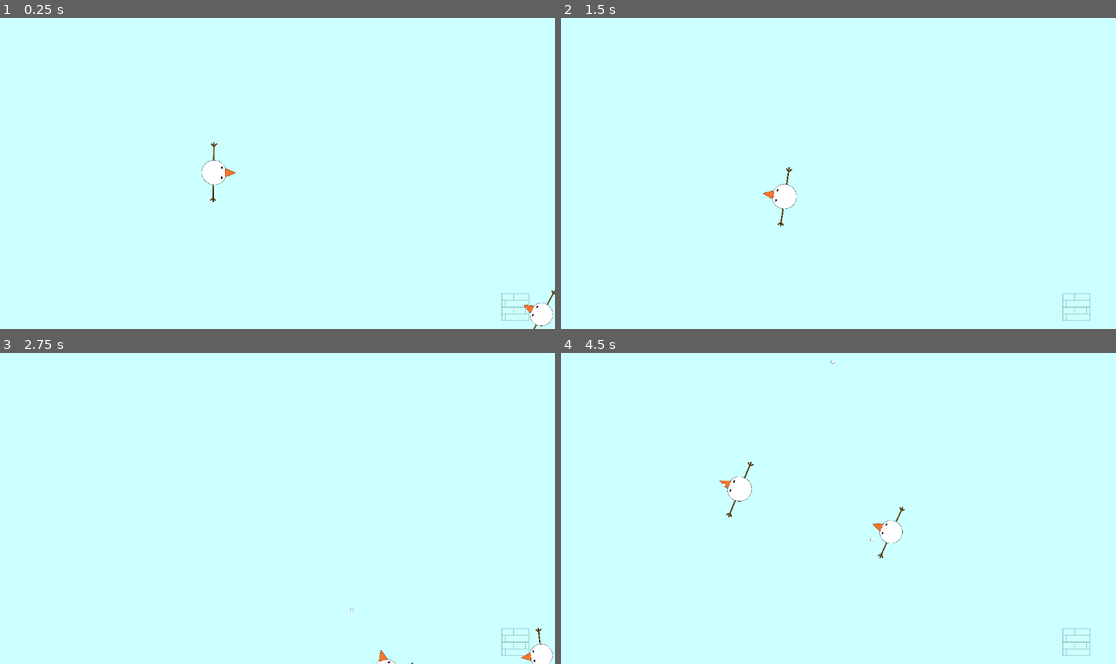
Above: before the commit, frames 1-4 (two rows, left to right).
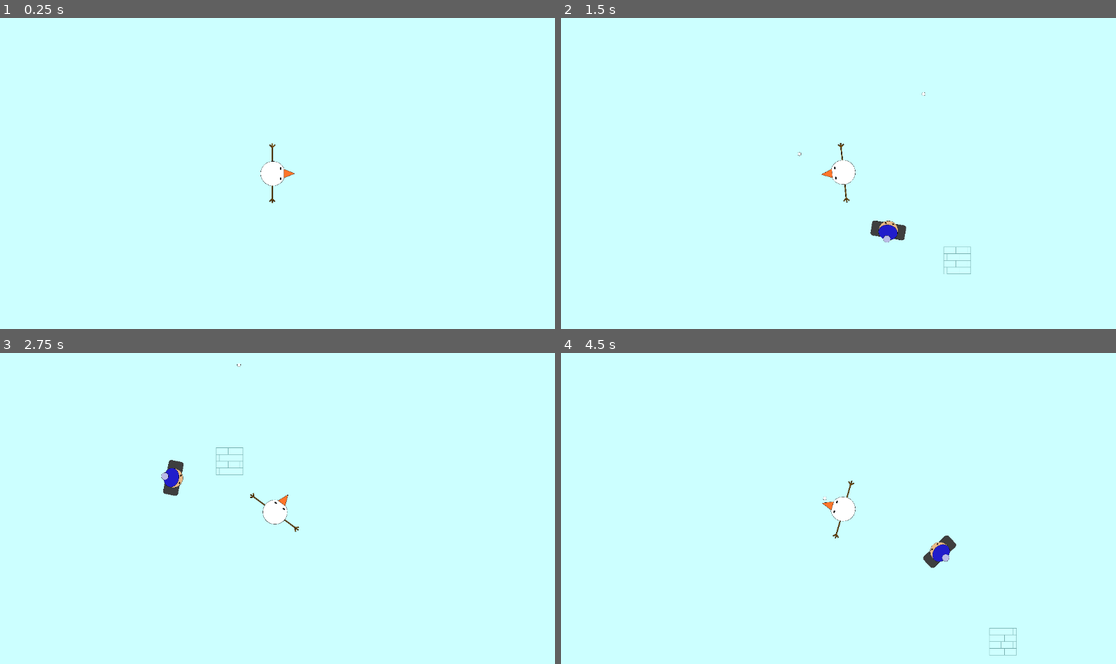
Above: after the commit, the same moments.

Repository: jesspancakes/topdownshooter
Game: Godot game, scene res://world.tscn
Two runs of this game, one before a commit and one after it. Both use one fixed random seed, a clock stepped at 60 frames per second and the inputs below.
Inputs (mouse positions are in pixels of both pictures, inside the frame that each line leads up to):
- Up to frame 1 (0.25 s): no input
- Up to frame 2 (1.5 s): move the mouse to (960, 157) at 0.52 s; hold Right (ui_right) 0.53-1.28 s; click (960, 157) at 0.6 s; move the mouse to (727, 189) at 1.27 s; hold Down (ui_down) from 1.28 s (still down); click (727, 189) at 1.35 s
- Up to frame 3 (2.75 s): move the mouse to (333, 440) at 2.02 s; release Down (ui_down) at 2.03 s; hold Right (ui_right) from 2.03 s (still down); click (333, 440) at 2.1 s
- Up to frame 4 (4.5 s): move the mouse to (810, 570) at 2.77 s; release Right (ui_right) at 2.78 s; hold Up (ui_up) 2.78-3.53 s; click (810, 570) at 2.85 s; move the mouse to (1005, 555) at 3.52 s; hold Left (ui_left) from 3.53 s (still down); click (1005, 555) at 3.6 s; move the mouse to (672, 461) at 4.27 s; click (672, 461) at 4.35 s

The runs differ from the first frame. In frame 1, 1.1% of the frame differs, in the area x 36-100%, y 39-100%; in frame 2, 1.2%; in frame 3, 1.2%; in frame 4, 1.6%, in the area x 28-96%, y 2-98%.

Commit message:
bullets work properly now, sometimes it doesnt detect hit though

Diff:
--- a/snowman2/Player.tscn
+++ b/snowman2/Player.tscn
@@ -29,6 +29,8 @@
 position = Vector2(-9, 1)
 shape = SubResource("CircleShape2D_tfceu")
 
+[node name="Camera2D" type="Camera2D" parent="Player"]
+
 [node name="Enemy" parent="." instance=ExtResource("3_6gf6k")]
 position = Vector2(892, 395)
 
--- a/snowman2/Player1.gd
+++ b/snowman2/Player1.gd
@@ -1,7 +1,7 @@
 extends CharacterBody2D
 
 var speed = 500
-var bullet_speed = 2000
+var bullet_speed = 600
 var bullet = preload("res://Bullet.tscn")
 
 func _ready():
@@ -27,7 +27,7 @@
 	var bullet_instantiate = bullet.instantiate()
 	bullet_instantiate.position = get_global_position()
 	bullet_instantiate.rotation_degrees = rotation_degrees
-	bullet_instantiate.apply_impulse(Vector2(), Vector2(bullet_speed, 0).rotated(rotation))
+	bullet_instantiate.linear_velocity = Vector2(bullet_speed,0).rotated(rotation)
 	get_tree().get_root().call_deferred("add_child", bullet_instantiate)
 
 
--- a/snowman2/enemy.gd
+++ b/snowman2/enemy.gd
@@ -2,10 +2,12 @@
 
 var motion = Vector2()
 
+var texture = preload("res://snowman2.png")
+
 func _ready():
 	pass
 
-func _physics_process(delta):
+func _physics_process(_delta):
 	var Player = get_parent().get_node("Player")
 
 	position += (Player.position - position)/50
@@ -16,4 +18,5 @@
 
 func _on_area_2d_body_entered(body):
 	if "Bullet" in body.name:
-		queue_free()
+		texture = texture
+		print("hello")
--- a/snowman2/enemy.tscn
+++ b/snowman2/enemy.tscn
@@ -1,13 +1,14 @@
 [gd_scene load_steps=5 format=3 uid="uid://bxamo37wsnbm7"]
 
 [ext_resource type="Script" path="res://enemy.gd" id="1_da0dm"]
-[ext_resource type="Texture2D" uid="uid://blunyj7nvj0qw" path="res://snowman2.png" id="2_cfcm1"]
+[ext_resource type="Texture2D" uid="uid://nhac4aysysxx" path="res://enemy.png" id="2_f5k4y"]
 
-[sub_resource type="CircleShape2D" id="CircleShape2D_qx72x"]
-radius = 26.0192
+[sub_resource type="RectangleShape2D" id="RectangleShape2D_e8o3e"]
+size = Vector2(31, 71)
 
-[sub_resource type="CircleShape2D" id="CircleShape2D_k0b4r"]
-radius = 30.0666
+[sub_resource type="CapsuleShape2D" id="CapsuleShape2D_tff1l"]
+radius = 26.0
+height = 88.0
 
 [node name="Enemy" type="CharacterBody2D"]
 collision_layer = 3
@@ -15,20 +16,20 @@
 script = ExtResource("1_da0dm")
 
 [node name="CollisionShape2D" type="CollisionShape2D" parent="."]
-position = Vector2(-10, 1)
-shape = SubResource("CircleShape2D_qx72x")
+position = Vector2(-7.5, 1.5)
+shape = SubResource("RectangleShape2D_e8o3e")
 
 [node name="Sprite2D" type="Sprite2D" parent="."]
-position = Vector2(-1, 1.90735e-06)
-scale = Vector2(0.178491, 0.178491)
-texture = ExtResource("2_cfcm1")
+position = Vector2(-10, 1)
+scale = Vector2(0.0772694, 0.0772694)
+texture = ExtResource("2_f5k4y")
 
 [node name="Area2D" type="Area2D" parent="."]
 collision_layer = 3
 collision_mask = 3
 
 [node name="CollisionShape2D" type="CollisionShape2D" parent="Area2D"]
-position = Vector2(-10, 1)
-shape = SubResource("CircleShape2D_k0b4r")
+position = Vector2(-7, 1)
+shape = SubResource("CapsuleShape2D_tff1l")
 
 [connection signal="body_entered" from="Area2D" to="." method="_on_area_2d_body_entered"]
Binary file changed: snowman2/enemy.png
